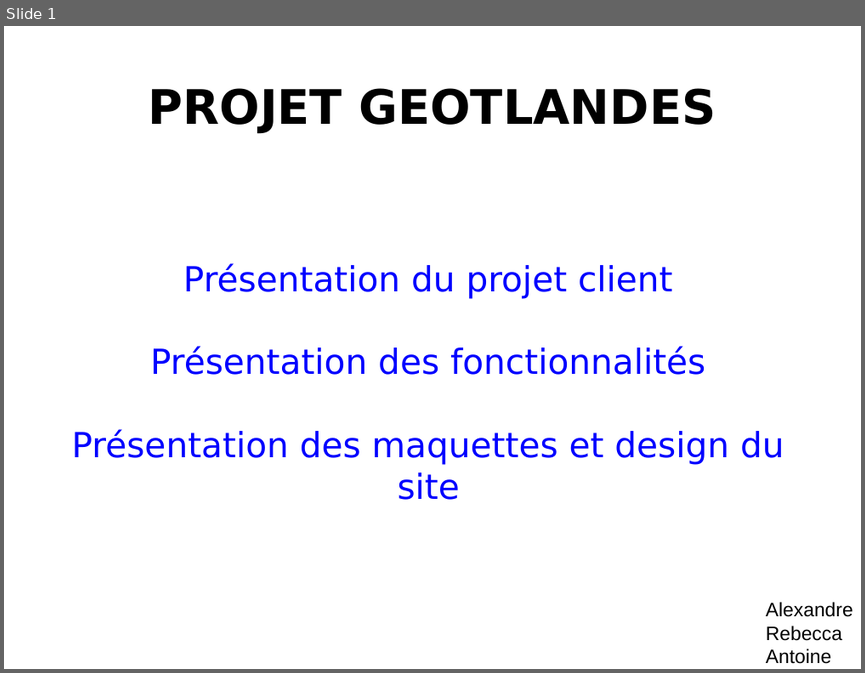
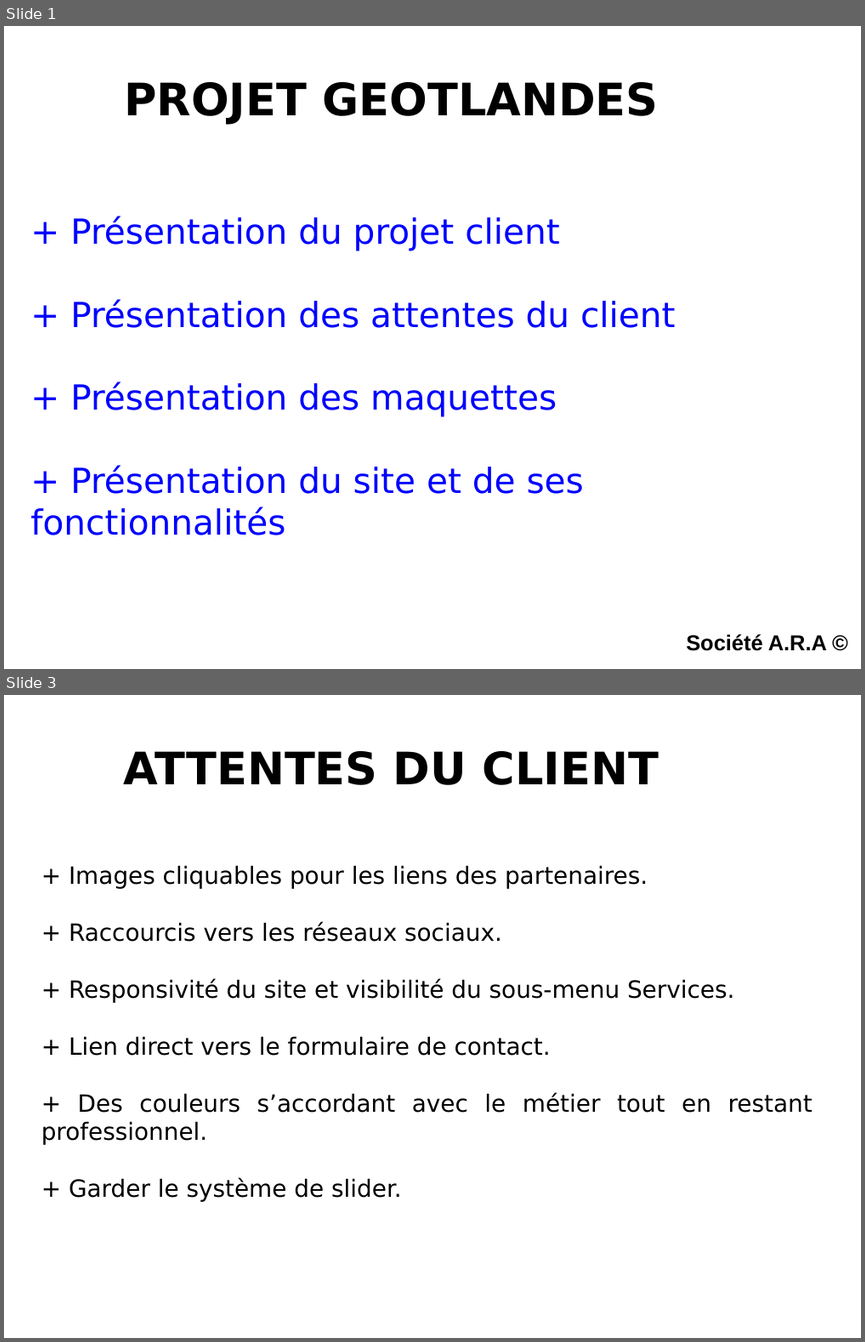
Before and after one commit to KatsuKumi/GeotLandes_WCS, a slide deck: Diapo/Diapo.odp. Shown one above the other, each under a label of ours: slide 1 before the commit, slides 1 and 3 after it; the slides between them are not shown. The pictures are 865x673 and 865x1342 pixels, drawn with LibreOffice and Linux fonts; fonts in the diff are those of the drawing; background and template pictures are left out. Boxes give left, top, right and bottom in pixels: in the first picture for what was removed or moved away, otherwise in the second. Text is boxed around its words. In the diff, an @@ line names an element or a change of style, - is before the commit and + after.

```diff
--- a/Diapo/Diapo.odp
+++ b/Diapo/Diapo.odp
@@ slide 3 added at (4,695,861,1338), background picture (left out) @@
@@ title added at (124,751,658,785), 41.4 pt, text #000000, bold @@
+ATTENTES DU CLIENT
@@ text added at (41,865,812,1202), 22 pt, text #000000 @@
++ Images cliquables pour les liens des partenaires.
++ Raccourcis vers les réseaux sociaux.
++ Responsivité du site et visibilité du sous-menu Services.
++ Lien direct vers le formulaire de contact.
++ Des couleurs s’accordant avec le métier tout en restant professionnel.
++ Garder le système de slider.
@@ slide 1 changed as well @@
@@ title "PROJET GEOTLANDES" at (124,82,658,124): size 44 to 41.4 pt @@
@@ subtitle at (30,216,676,535): text changed @@
-Présentation du projet client
-Présentation des fonctionnalités
-Présentation des maquettes et design du site
++ Présentation du projet client
++ Présentation des attentes du client
++ Présentation des maquettes
++ Présentation du site et de ses fonctionnalités
@@ text removed at (766,601,853,664) @@
-Alexandre
-Rebecca
-Antoine
@@ text added at (686,634,827,651), 20 pt, text #000000, bold @@
+Société A.R.A ©
```
Also in this commit, not shown: 2 other slides changed, 1 other slide added, 4 slides removed, 1 other file.
